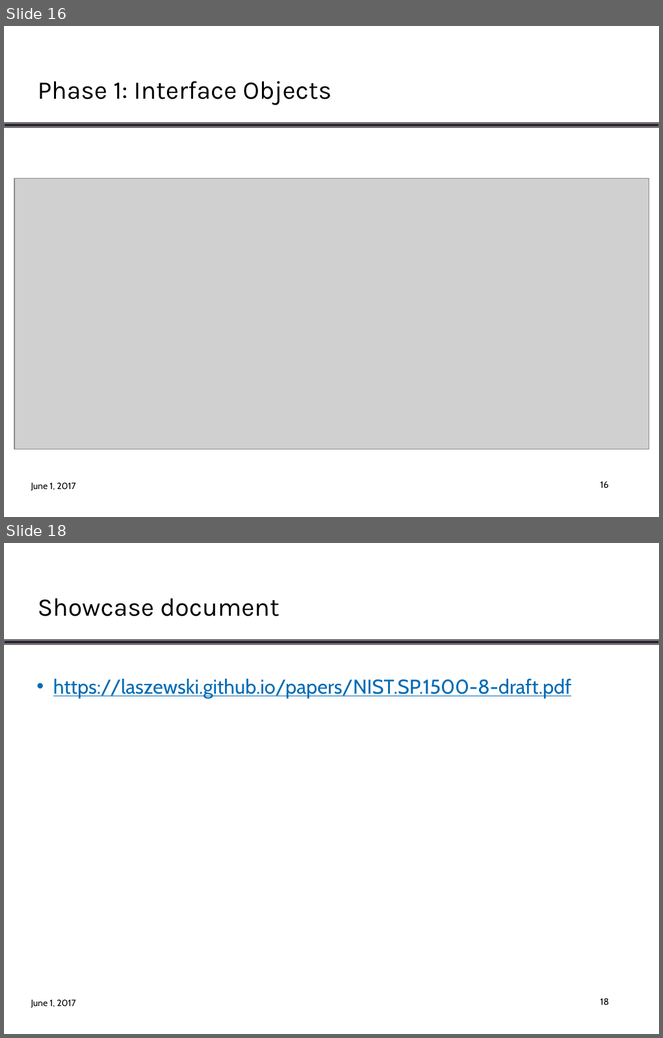
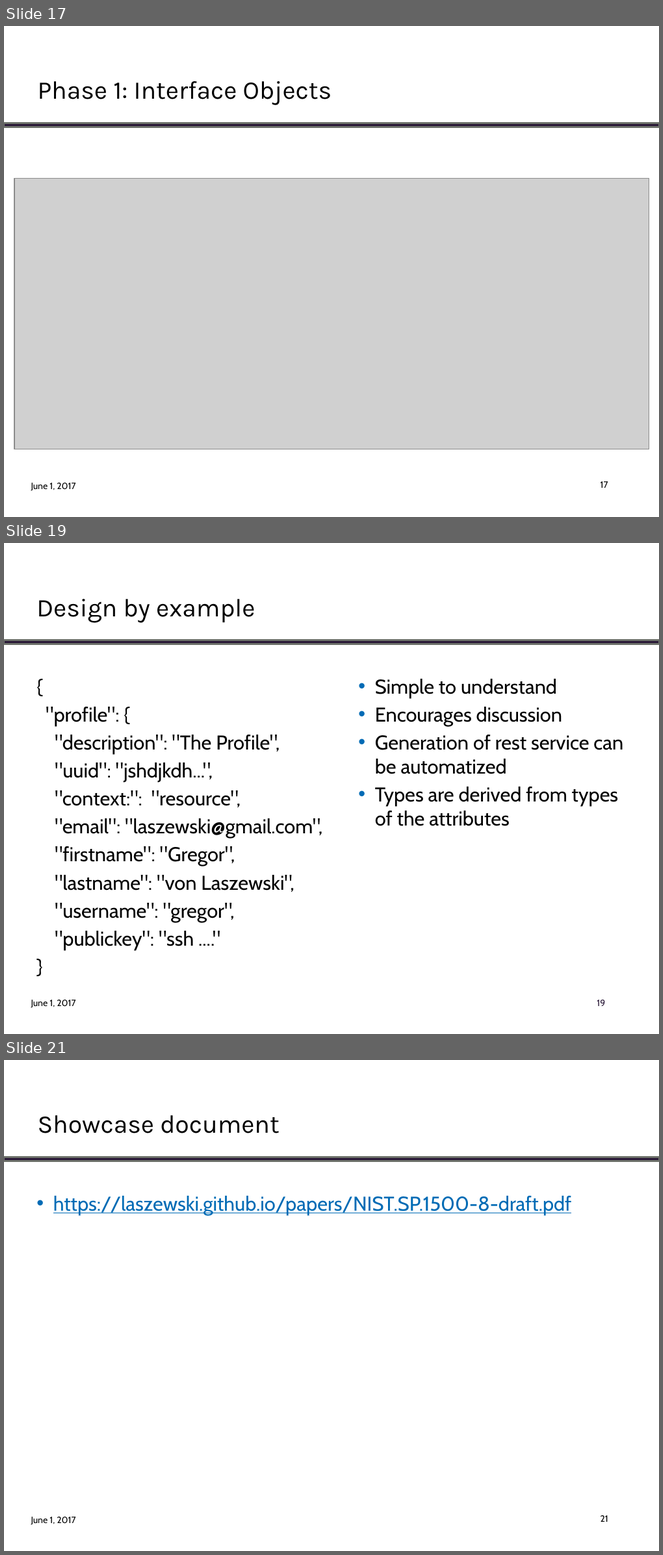
Before and after one commit to cloudmesh/eve, a slide deck: docs/NBDPWG-vol8.pptx. Shown one above the other, each under a label of ours: slides 16 and 18 before the commit, slides 17, 19 and 21 after it; the slides between them are not shown. The pictures are 663x1038 and 663x1555 pixels, drawn with LibreOffice and Linux fonts; fonts in the diff are those of the drawing; grey boxes stand for pictures; background and template pictures are left out. Boxes give left, top, right and bottom in pixels: in the first picture for what was removed or moved away, otherwise in the second. Text is boxed around its words. In the diff, an @@ line names an element or a change of style, - is before the commit and + after.

```diff
--- a/docs/NBDPWG-vol8.pptx
+++ b/docs/NBDPWG-vol8.pptx
@@ slide 19 added at (4, 543, 659, 1034), background #FFFFFF; not listed: 2 template elements that a slide beside it also shows @@
@@ title added at (36, 599, 255, 623), 28 pt, text #000000 @@
+Design by example
@@ text added at (375, 679, 623, 826), 22 pt, text #000000 @@
+• Simple to understand
+• Encourages discussion
+• Generation of rest service can be automatized
+• Types are derived from types of the attributes
@@ text added at (46, 707, 322, 951), 22 pt, text #000000 @@
+{
+"profile": {
+"description": "The Profile",
+"uuid": "jshdjkdh...",
+"context:": "resource",
+"email": "laszewski@gmail.com",
+"firstname": "Gregor",
+"lastname": "von Laszewski",
+"username": "gregor",
+"publickey": "ssh ...."
+}
@@ page number added at (597, 1000, 605, 1006), 10 pt, text #281637 @@
+19
@@ what was slide 16 is now slide 17 @@
@@ page number at (601, 482, 608, 488): text changed @@
-16
+17
@@ what was slide 18 is now slide 21 @@
@@ page number at (601, 1516, 608, 1522): text changed @@
-18
+21
```
Also in this commit, not shown: 2 slides changed, 2 other slides added, 3 other files.
